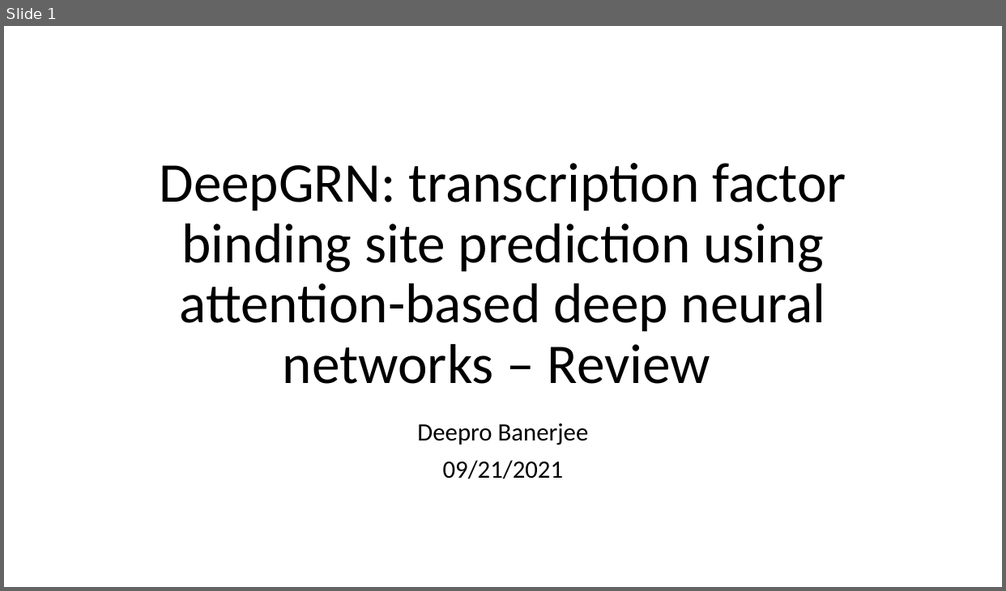
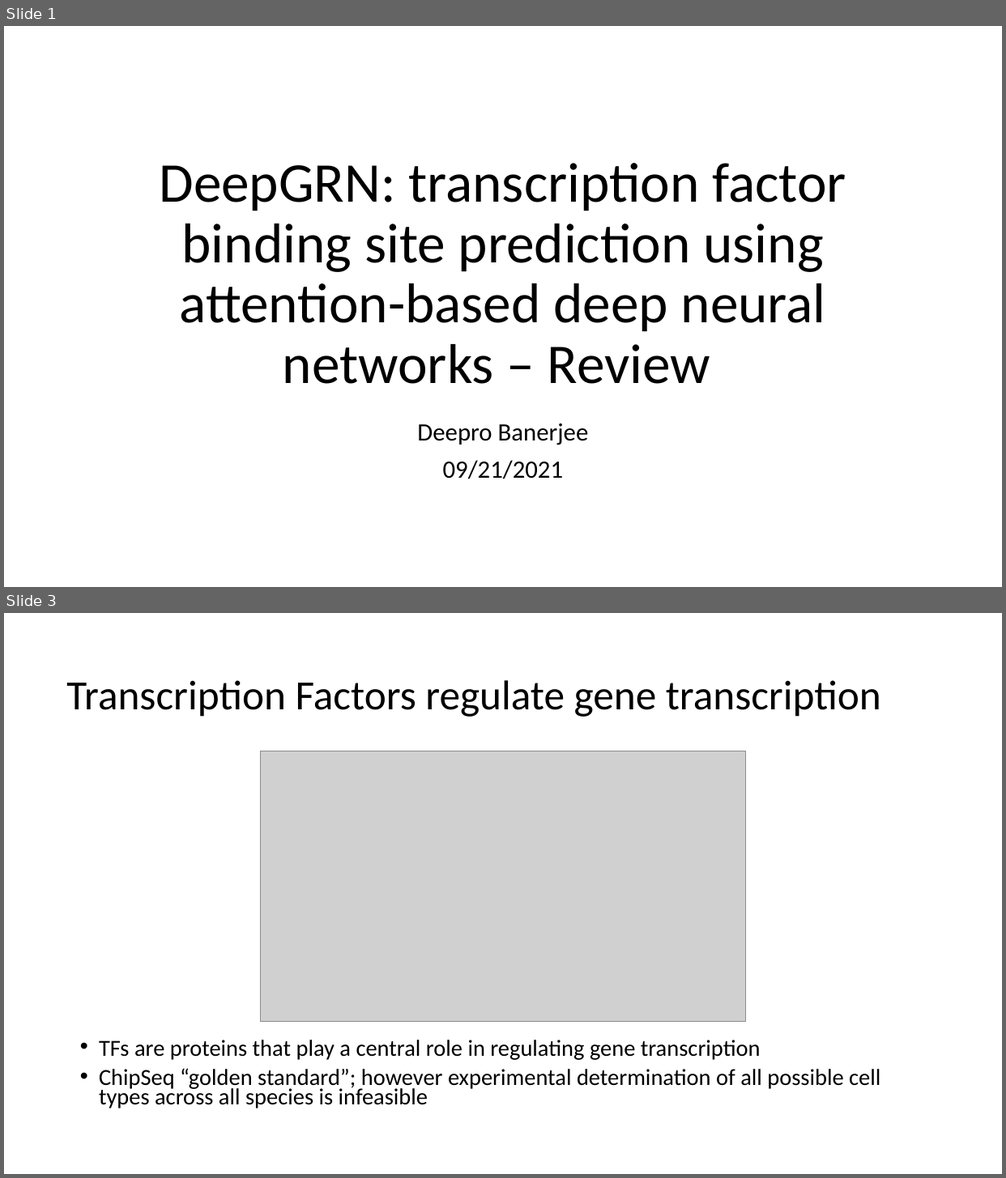
Before and after one commit to deeprob/JournalClub, a slide deck: Sep21/DeepGRN_092121.pptx. Shown one above the other, each under a label of ours: slide 1 before the commit, slides 1 and 3 after it; the slides between them are not shown. The pictures are 1006x591 and 1006x1178 pixels, drawn with LibreOffice and Linux fonts; fonts in the diff are those of the drawing; grey boxes stand for pictures. Boxes give left, top, right and bottom in pixels: in the first picture for what was removed or moved away, otherwise in the second. Text is boxed around its words. In the diff, an @@ line names an element or a change of style, - is before the commit and + after.

```diff
--- a/Sep21/DeepGRN_092121.pptx
+++ b/Sep21/DeepGRN_092121.pptx
@@ slide 3 added at <box>4,613,1002,1174</box>, background #FFFFFF @@
@@ title added at <box>66,680,881,717</box>, 40 pt, text #000000 @@
+Transcription Factors regulate gene transcription
@@ picture added at <box>261,752,746,1022</box> @@
@@ text added at <box>99,1040,880,1109</box>, 22.2 pt, text #000000 @@
+• TFs are proteins that play a central role in regulating gene transcription
+• ChipSeq “golden standard”; however experimental determination of all possible cell types across all species is infeasible
```
Also in this commit, not shown: 15 slides changed, 4 other slides added, 2 slides removed, 3 other files.
